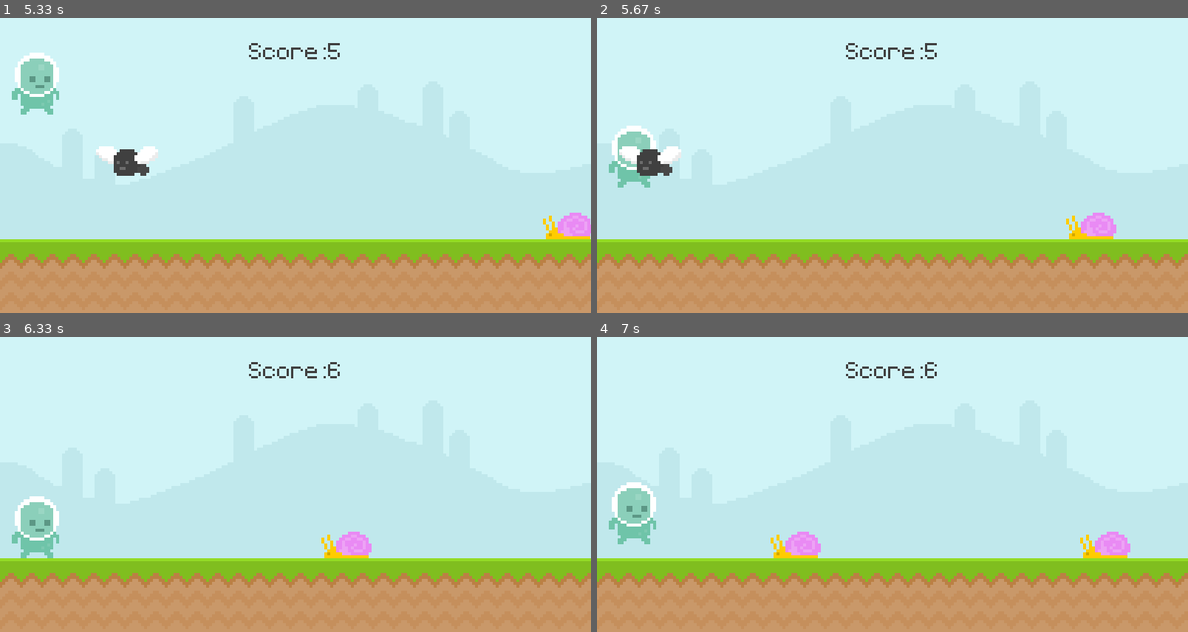
Above: before the commit, frames 1-4 (two rows, left to right).
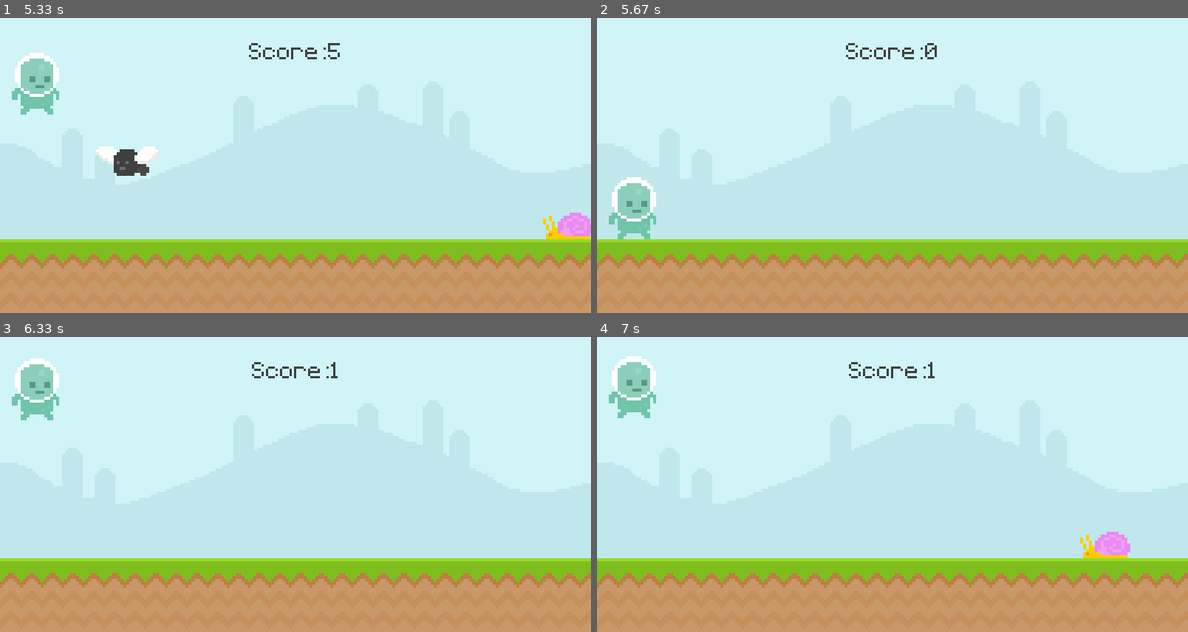
Above: after the commit, the same moments.

Repository: sus20/UltimatePygameIntro
Game: pygame game, started from runner.py
The game is run twice, just before and just after one commit, with the same random seed, the same clock (stepped at 60 frames per second) and the same inputs.
Inputs (mouse positions are in pixels of both pictures, inside the frame that each line leads up to):
- Up to frame 1 (5.33 s): tap Space at 0.33, 1.83, 2.23, 2.53, 3.07, 3.37, 4.13, 4.9, 5.3 s; click (35, 206) at 0.72 s; click (112, 236) at 1.05 s
- Up to frame 2 (5.67 s): tap Space at 5.6 s
- Up to frame 3 (6.33 s): tap Space at 5.97 s
- Up to frame 4 (7 s): tap Space at 6.37, 6.67 s

Frame 1 is identical in both runs. In frame 2, 3.3% of the frame differs, in the area x 2-88%, y 8-75%; in frame 3, 3.3%, in the area x 2-63%, y 7-75%; in frame 4, 3.3%.

Commit message:
fix: collisionLogi

Diff:
--- a/runner.py
+++ b/runner.py
@@ -28,6 +28,14 @@
         return obstacle_list
     else:
         return []
+
+
+def collisions(player, obstacles):
+    if obstacles:
+        for obstacle_rect in obstacles:
+            if player.colliderect(obstacle_rect):
+                return False
+    return True
 
 
 pygame.init()
@@ -128,10 +136,12 @@
         obstacle_rect_list = obstacle_movement(obstacle_rect_list)
 
         # collision
+        game_active = collisions(player_rect, obstacle_rect_list)
 
     else:
         screen.fill((94, 129, 162))
         screen.blit(player_stand, player_stand_rect)
+        obstacle_rect_list.clear()
 
         score_message = test_font.render(
             f'Your score:{score}', False, (111, 196, 169))
